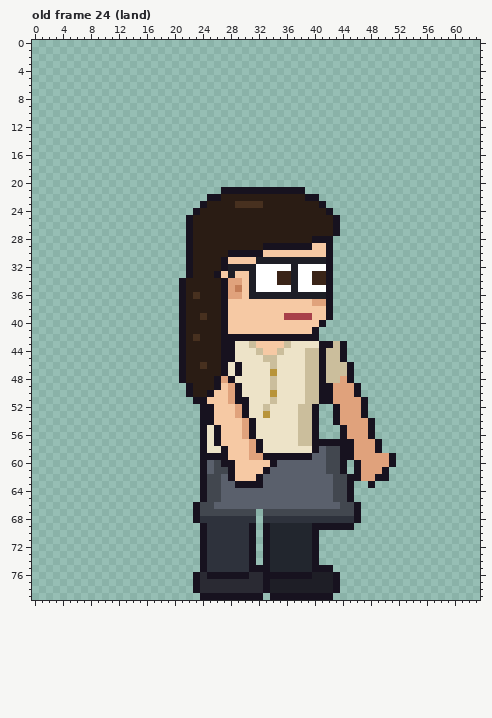
One commit to this pixel-art file: sprites/clients/client_paralegal_right_anim.aseprite. Above, as it was before the edit.
64x80 pixels, 123 frames. Colours within 5 levels of each other are drawn and written as one. Shown: old frame 24 (land). The commit also changed other frames, which this record leaves out.
Once edited:
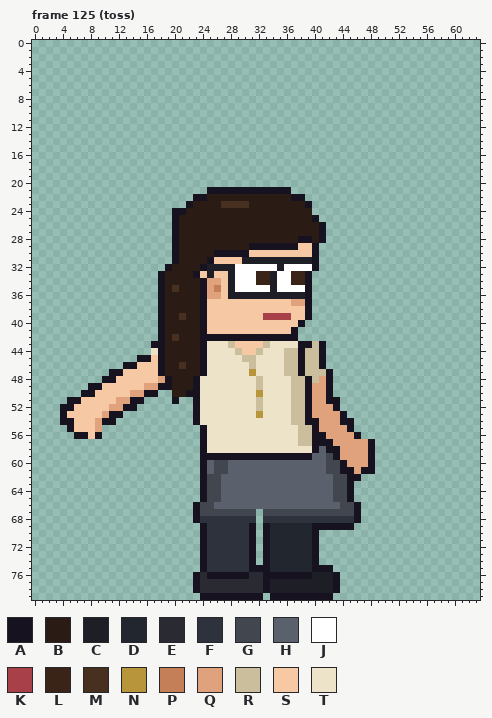
Palette (. is transparent): A #17121f  B #2a1c14  C #1e1e26  D #22262e  E #2a2a33  F #2e323c  G #42474f  H #5a606c  J #ffffff  K #a8404a  L #3a2418  M #47301f  N #b8943a  P #c47e58  Q #e0a27c  R #cbbe9c  S #f6c9a4  T #ede3c8
A new or re-ordered frame is compared with the old frame closest to it.
Change:
frames 123 -> 129
--- frame 125 (toss) is new; against old frame 24 (land)
@@ x 0..63 @@
 20 ................................................................
-21 ...........................AAAAAAAAAAAA.........................
-22 .........................AABBBBBBBBBBBBAA.......................
-23 ........................ABBBBMMMMBBBBBBBBA......................
-24 .......................ABBBBBBBBBBBBBBBBBBA.....................
-25 ......................ABBBBBBBBBBBBBBBBBBBBA....................
-26 ......................ABBBBBBBBBBBBBBBBBBBBA....................
-27 ......................ABBBBBBBBBBBBBBBBBBBBA....................
-28 ......................ABBBBBBBBBBBBBBBBBAAA.....................
-29 ......................ABBBBBBBBBBAAAAAAASSA.....................
-30 ......................ABBBBBAAAAASSSSSSSSSA.....................
-31 ......................ABBBBASSSSCCCCCCCCCCA.....................
-32 ......................ABBBBACCCCJJJJJCJJJJA.....................
-33 ......................ABBBASCSSCJJJLLCJJLLA.....................
-34 .....................ABBBBBAQQSCJJJLLCJJLLA.....................
-35 .....................ABBBBBAQPSCJJJJJCJJJJA.....................
-36 .....................ABMBBBAQQSCCCCCCCCCCCA.....................
-37 .....................ABBBBBASSSSSSSSSSSSQQA.....................
-38 .....................ABBBBBASSSSSSSSSSSSSSA.....................
-39 .....................ABBMBBASSSSSSSSKKKKSSA.....................
-40 .....................ABBBBBASSSSSSSSSSSSSA......................
-41 .....................ABBBBBASSSSSSSSSSSSA.......................
-42 .....................ABMBBBAAAAAAAAAAAAAA.......................
-43 .....................ABBBBBAATTRSSSSRTTTTAARA...................
-44 .....................ABBBBBAATTTRSSRTTTRRARRA...................
-45 .....................ABBBBBAATTTTRRTTTTRRARRA...................
-46 .....................ABBMBBATATTTTRTTTTRRARRRA..................
-47 .....................ABBBBBATATTTTNTTTTRRARRRA..................
-48 .....................ABBBBAQATTTTTRTTTTRRARRQA..................
-49 ......................ABBBASQATTTTRTTTTRRAAQQQA.................
-50 ......................ABBASSQATTTTNTTTTRRAAQQQA.................
-51 .......................AASSSQAATTTRTTTTRRAAQQQQA................
-52 ........................AASSSQATTRTTTTRRA..AQQQA................
-53 ........................AASSSQATTNTTTTRRA..AQQQA................
-54 ........................AASSSSQATTTTTTRRA..AQQQQA...............
-55 ........................ATASSSQATTTTTTRRA...AQQQA...............
-56 ........................ATASSSQATTTTTTRRA...AQQQA...............
-57 ........................ATASSSSQATTTTTRRAAAAAAQQQA..............
-58 ........................ATTASSSQATTTTTTTAHGGAAQQQA..............
-59 ........................AAAASSSQQAAAAAAAHHGGAAQQQQQA............
-60 ........................AHGAASSSSSAHHHHHHHGGA.AQQQQA............
-61 ........................AHGGASSSSAHHHHHHHHGGA.AQQQA.............
-62 ........................AGGHASSSAHHHHHHHHHHGGAAQQAA.............
-63 ........................AGGHHAAAAHHHHHHHHHHGGA..A...............
+21 .........................AAAAAAAAAAAA...........................
+22 .......................AABBBBBBBBBBBBAA.........................
+23 ......................ABBBBMMMMBBBBBBBBA........................
+24 ....................AABBBBBBBBBBBBBBBBBB........................
+25 ....................ABBBBBBBBBBBBBBBBBBBA.......................
+26 ....................ABBBBBBBBBBBBBBBBBBBBA......................
+27 ....................ABBBBBBBBBBBBBBBBBBBBA......................
+28 ....................ABBBBBBBBBBBBBBBBBAABA......................
+29 ....................ABBBBBBBBBBAAAAAAASSA.......................
+30 ....................ABBBBBAAAAASSSSSSSSSA.......................
+31 ....................ABBBBASSSSCCCCCCCCCCA.......................
+32 ...................ABBBBACCCCJJJJJJCJJJJA.......................
+33 ..................ABBBBASCSSCJJJLLCJJLLA........................
+34 ..................ABBBBBAQQSCJJJLLCJJLLA........................
+35 ..................ABMBBBAQPSCJJJJJCJJJJA........................
+36 ..................ABBBBBAQQSCCCCCCCCCCCA........................
+37 ..................ABBBBBASSSSSSSSSSSSQQA........................
+38 ..................ABBBBBASSSSSSSSSSSSSSA........................
+39 ..................ABBMBBASSSSSSSSKKKKSSA........................
+40 ..................ABBBBBASSSSSSSSSSSSSA.........................
+41 ..................ABBBBBASSSSSSSSSSSSA..........................
+42 ..................ABMBBBAAAAAAAAAAAAAA..........................
+43 .................AABBBBBATTTRSSSSRTTTTAARA......................
+44 .................TABBBBBATTTTRSSRTTTRRARRA......................
+45 ...............AASABBBBBATTTTTRRTTTTRRARRA......................
+46 .............AASSSABBMBBATTTTTTRTTTTRRARRA......................
+47 ...........AASSSSSABBBBBATTTTTTNTTTTRRARRRA.....................
+48 ..........AASSSSSSQABBBATTTTTTTTRTTTTRRARQA.....................
+49 ........AASSSSSSQQAABBBATTTTTTTTRTTTTRRAQQA.....................
+50 .......AASSSSSQQAA..BBAATTTTTTTTNTTTTRRAQQA.....................
+51 .....AASSSSSQQAA....A..ATTTTTTTTRTTTTRRAQQAA....................
+52 ....AASSSSSQQAA........ATTTTTTTTRTTTTRRAQQQA....................
+53 ....ASSSSSQAA..........ATTTTTTTTNTTTTRRAQQQQA...................
+54 ....AASSSQAA...........ATTTTTTTTTTTTTRRAAQQQAA..................
+55 .....ASSSQ..............ATTTTTTTTTTTTTRRAQQQQA..................
+56 ......AASA..............ATTTTTTTTTTTTTRRAAQQQQA.................
+57 ........................ATTTTTTTTTTTTTRRAAAQQQQQA...............
+58 ........................ATTTTTTTTTTTTTTTAHAAQQQQA...............
+59 ........................AAAAAAAAAAAAAAAAHHGAQQQQA...............
+60 ........................AHGGHHHHHHHHHHHHHHGGAQQQA...............
+61 ........................AHGGHHHHHHHHHHHHHHGGAAQAA...............
+62 ........................AGGHHHHHHHHHHHHHHHHGGAA.................
+63 ........................AGGHHHHHHHHHHHHHHHHGGA..................
 64 ........................AGGHHHHHHHHHHHHHHHHGGA..................
